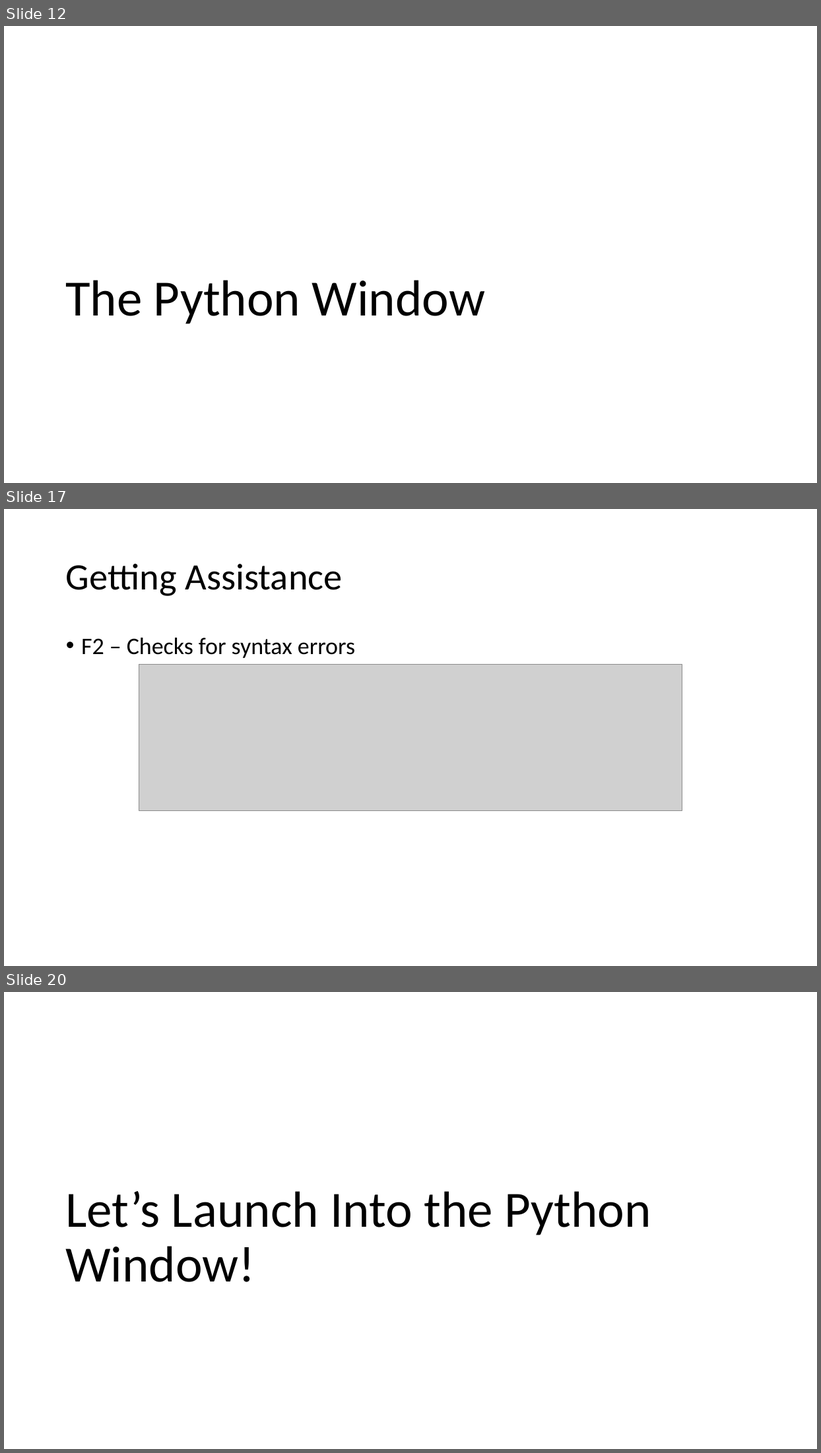
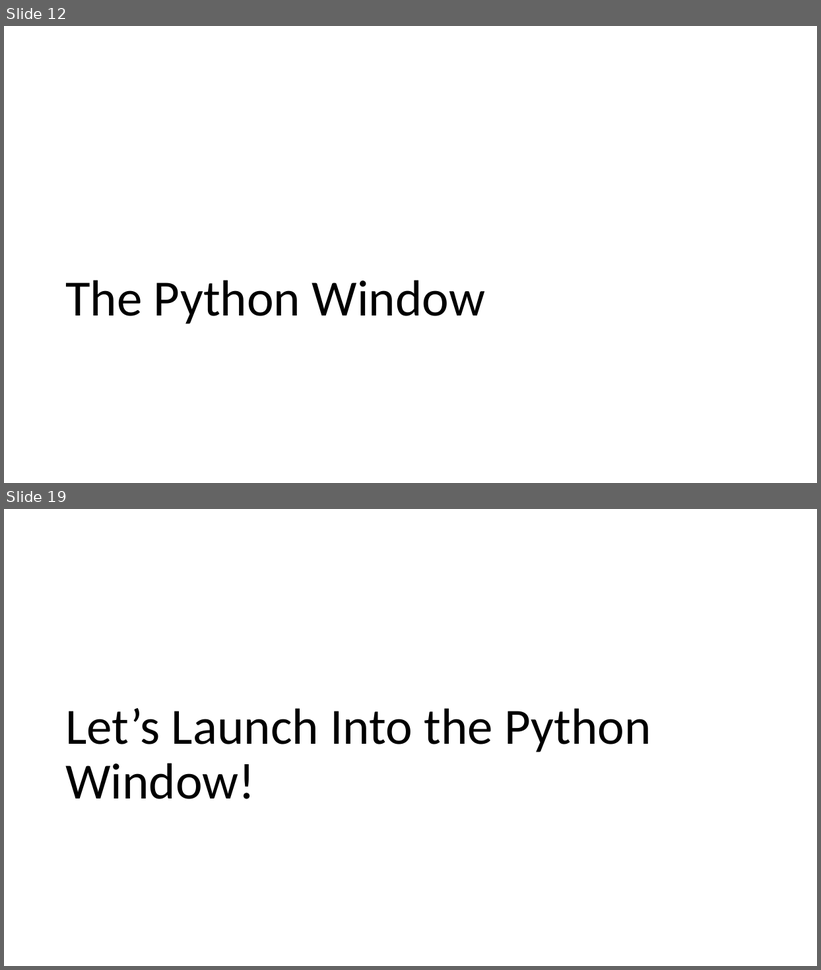
Before and after one commit to gbrunner/intro-prog-for-gis-rs, a slide deck: Week 2/Lecture_1_Geoprocessing_and_Python_Window.pptx. Shown one above the other, each under a label of ours: slides 12, 17 and 20 before the commit, slides 12 and 19 after it; the slides between them are not shown. The pictures are 821x1453 and 821x970 pixels, drawn with LibreOffice and Linux fonts; fonts in the diff are those of the drawing; grey boxes stand for pictures. Boxes give left, top, right and bottom in pixels: in the first picture for what was removed or moved away, otherwise in the second. Text is boxed around its words. In the diff, an @@ line names an element or a change of style, - is before the commit and + after.

```diff
--- a/Week 2/Lecture_1_Geoprocessing_and_Python_Window.pptx
+++ b/Week 2/Lecture_1_Geoprocessing_and_Python_Window.pptx
@@ slide 17 removed at [4,509,817,966], background #FFFFFF @@
@@ title removed at [66,564,343,596] @@
-Getting Assistance
@@ text removed at [81,638,355,658] @@
-• F2 – Checks for syntax errors
@@ picture removed at [139,665,682,811] @@
@@ what was slide 20 is now slide 19 @@
```
Also in this commit, not shown: 13 slides changed, 2 other files.
